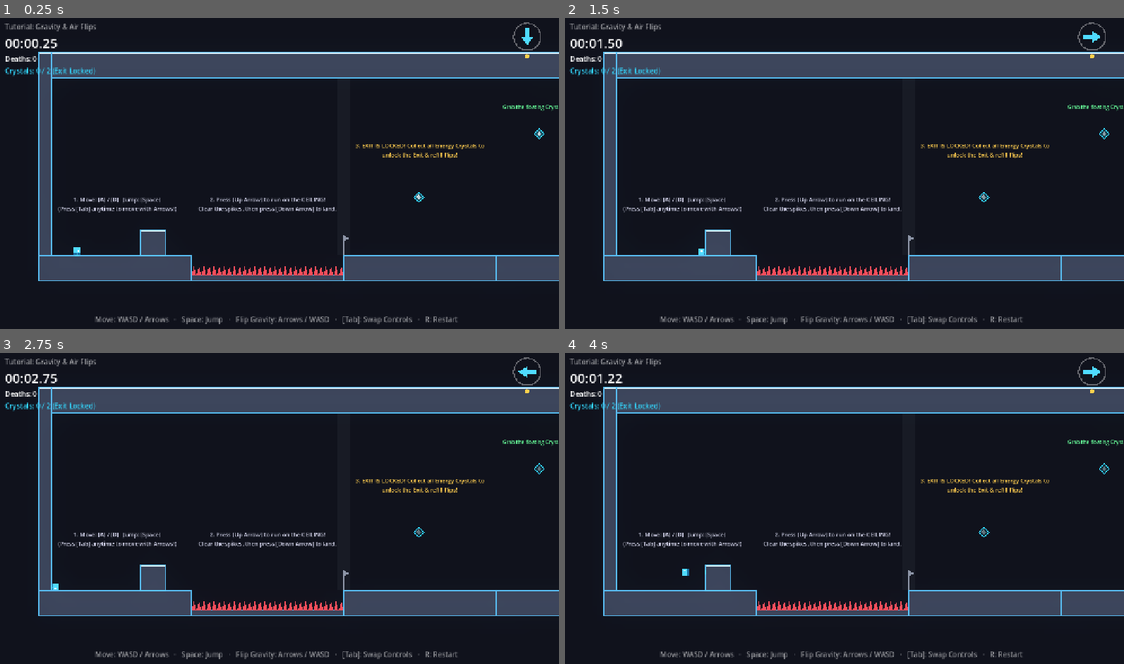
Above: before the commit, frames 1-4 (two rows, left to right).
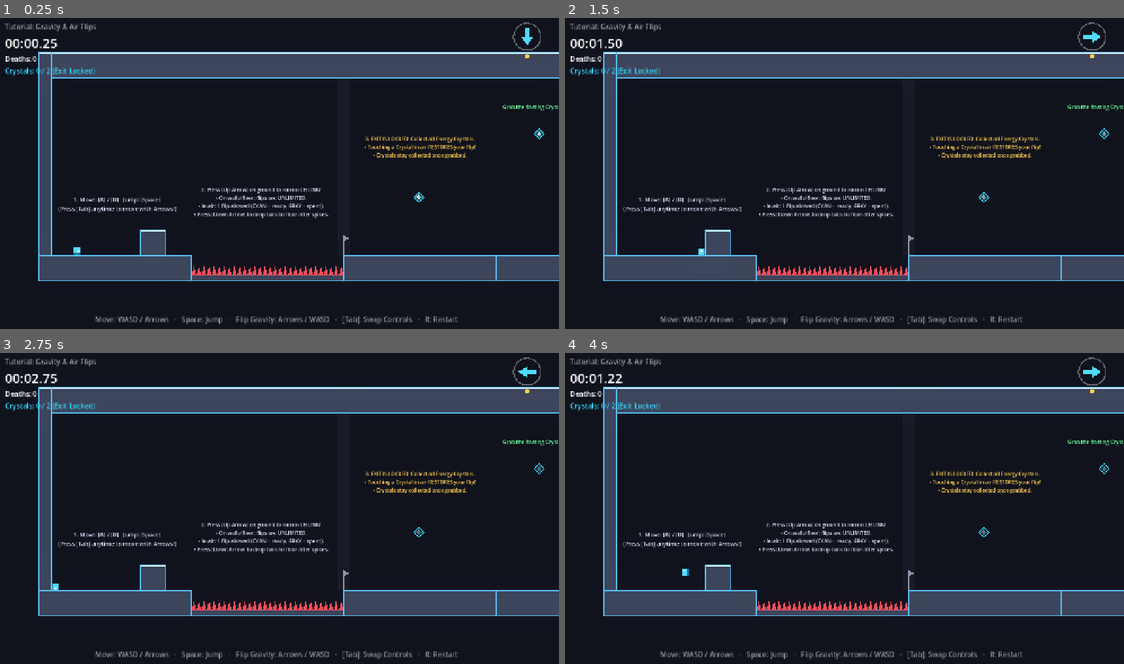
Above: after the commit, the same moments.

Repository: gorelikspb/antigravityjump
Game: Godot game, scene res://src/levels/level_00_tutorial.tscn
Same seed, same stepped clock (60 frames per second), same inputs: the game is played once before the commit and once after it. This scene is started directly instead of the project's main scene.
Inputs (mouse positions are in pixels of both pictures, inside the frame that each line leads up to):
- Up to frame 1 (0.25 s): no input
- Up to frame 2 (1.5 s): tap Enter (confirm) at 0.5 s; move the mouse to (967, 157) at 0.52 s; hold Right (gravity_right) from 0.53 s (still down); tap 0 at 0.6 s; click (967, 157) at 0.67 s; tap Space (jump) at 0.77 s; tap 1 at 0.8, 1.35 s; move the mouse to (727, 189) at 1.27 s
- Up to frame 3 (2.75 s): tap Space (jump) at 1.52 s; tap 2 at 1.55, 2.1 s; move the mouse to (335, 436) at 2.02 s; release Right (gravity_right) at 2.03 s; hold Left (gravity_left) from 2.03 s (still down); tap 3 at 2.3 s
- Up to frame 4 (4 s): tap R (restart) at 2.75 s; move the mouse to (810, 570) at 2.77 s; release Left (gravity_left) at 2.78 s; hold Right (gravity_right) from 2.78 s (still down); tap 3 at 2.85 s; click (810, 570) at 2.92 s; tap Space (jump) at 3.02, 3.77 s; tap 4 at 3.05, 3.6 s; move the mouse to (1012, 555) at 3.52 s; tap K at 3.8 s

The runs differ from the first frame. In frame 1, 1.6% of the frame differs, in the area x 34-87%, y 37-65%; in frame 2, 1.6%; in frame 3, 1.6%; in frame 4, 1.6%.

Commit message:
fix: disable crystal auto-respawn and add Celeste-style air-flip charge color feedback

Diff:
--- a/src/gameplay/level/recharge_crystal.gd
+++ b/src/gameplay/level/recharge_crystal.gd
@@ -6,7 +6,8 @@
 
 signal collected
 
-@export var respawn_time: float = 2.5
+@export var respawns: bool = false
+@export var respawn_time: float = 0.0
 @export var always_consume: bool = false
 @export var color: Color = Color(0.2, 0.85, 1.0)
 @export var inactive_color: Color = Color(0.2, 0.85, 1.0, 0.25)
@@ -33,7 +34,7 @@
 
 func _process(delta: float) -> void:
 	_pulse_t += delta
-	if not is_active:
+	if not is_active and respawns and respawn_time > 0.0:
 		_timer -= delta
 		if _timer <= 0.0:
 			is_active = true
@@ -48,7 +49,7 @@
 	var refilled: bool = player.refill_air_charges()
 	if refilled or always_consume:
 		is_active = false
-		_timer = respawn_time
+		_timer = respawn_time if respawns else 0.0
 		if has_node("/root/SoundManager"):
 			get_node("/root/SoundManager").play(AudioSynthesizer.Sound.CHECKPOINT, 1.3)
 		collected.emit()
--- a/src/gameplay/player/player.gd
+++ b/src/gameplay/player/player.gd
@@ -31,11 +31,16 @@
 var _screen_shake_trauma: float = 0.0
 
 @onready var _visual: Node2D = $Visual
+@onready var _body: Polygon2D = $Visual/Body
+@onready var _eye: Polygon2D = $Visual/Eye
 @onready var _camera: Camera2D = $Camera2D
 @onready var _death_burst: CPUParticles2D = $DeathBurst
 @onready var _ghost_ray: RayCast2D = $GhostRay
 @onready var _ghost_line: Line2D = $GhostLine
 @onready var _ghost_marker: Polygon2D = $GhostMarker
+
+var _flash_color_timer: float = 0.0
+var _flash_color: Color = Color.WHITE
 
 
 func _ready() -> void:
@@ -108,6 +113,8 @@
 		_refill_charges()
 	elif not _can_flip_for_free():
 		if _air_charges <= 0:
+			_flash_color = Color(1.0, 0.35, 0.35)
+			_flash_color_timer = 0.18
 			flip_denied.emit()
 			if has_node("/root/SoundManager"):
 				get_node("/root/SoundManager").play(AudioSynthesizer.Sound.DENY)
@@ -254,6 +261,9 @@
 func _refill_charges(always_emit: bool = false) -> void:
 	var changed := _air_charges != config.air_flip_charges
 	_air_charges = config.air_flip_charges
+	if changed:
+		_flash_color = Color.WHITE
+		_flash_color_timer = 0.12
 	if changed or always_emit:
 		air_charges_changed.emit(_air_charges, config.air_flip_charges)
 
@@ -269,6 +279,23 @@
 
 	if config.camera_follows_gravity:
 		_camera.rotation = _visual.rotation
+
+	# Visual indicator of air-flip charge (Celeste-style)
+	if _flash_color_timer > 0.0:
+		_flash_color_timer -= delta
+		if _body:
+			_body.color = _flash_color
+	elif _body:
+		var has_charge := is_on_floor() or _coyote_timer > 0.0 or _air_charges > 0
+		if has_charge:
+			_body.color = Color(0.31, 0.86, 1.0, 1.0)
+			if _eye:
+				_eye.color = Color(1.0, 1.0, 1.0, 1.0)
+		else:
+			# Depleted air charge in flight - clearly distinct dim slate
+			_body.color = Color(0.38, 0.44, 0.58, 0.85)
+			if _eye:
+				_eye.color = Color(0.65, 0.70, 0.80, 0.7)
 
 
 func _update_shake(delta: float) -> void:
@@ -291,15 +318,18 @@
 	_ghost_ray.force_raycast_update()
 
 	if _ghost_ray.is_colliding():
+		var has_charge := is_on_floor() or _coyote_timer > 0.0 or _air_charges > 0
 		var hit_pt: Vector2 = _ghost_ray.get_collision_point()
 		var local_hit: Vector2 = to_local(hit_pt)
 		_ghost_line.clear_points()
 		_ghost_line.add_point(Vector2.ZERO)
 		_ghost_line.add_point(local_hit)
 		_ghost_line.visible = true
+		_ghost_line.default_color = Color(0.31, 0.86, 1.0, 0.55) if has_charge else Color(0.5, 0.55, 0.65, 0.25)
 		_ghost_marker.position = local_hit
 		_ghost_marker.rotation = GravityMath.visual_rotation(gravity_dir)
 		_ghost_marker.visible = true
+		_ghost_marker.color = Color(0.31, 0.86, 1.0, 0.75) if has_charge else Color(0.5, 0.55, 0.65, 0.35)
 	else:
 		_ghost_line.visible = false
 		_ghost_marker.visible = false
--- a/src/levels/level_00_tutorial.tscn
+++ b/src/levels/level_00_tutorial.tscn
@@ -109,25 +109,29 @@
 horizontal_alignment = 1
 
 [node name="Label2" type="Label" parent="TutorialLabels"]
-offset_left = 500.0
-offset_top = 450.0
+offset_left = 460.0
+offset_top = 420.0
 offset_right = 940.0
-offset_bottom = 510.0
+offset_bottom = 540.0
 theme_override_colors/font_color = Color(0.9, 0.9, 1, 0.9)
-theme_override_font_sizes/font_size = 18
-text = "2. Press [Up Arrow] to run on the CEILING!
-Clear the spikes, then press [Down Arrow] to land."
+theme_override_font_sizes/font_size = 16
+text = "2. Press [Up Arrow] on ground to run on CEILING!
+• On walls/floor: flips are UNLIMITED.
+• In air: 1 flip allowed (CYAN = ready, GRAY = spent).
+• Press [Down Arrow] to drop back to floor after spikes."
 horizontal_alignment = 1
 autowrap_mode = 2
 
 [node name="Label3" type="Label" parent="TutorialLabels"]
-offset_left = 980.0
-offset_top = 280.0
-offset_right = 1420.0
-offset_bottom = 360.0
+offset_left = 960.0
+offset_top = 260.0
+offset_right = 1440.0
+offset_bottom = 370.0
 theme_override_colors/font_color = Color(1, 0.8, 0.3, 1)
-theme_override_font_sizes/font_size = 18
-text = "3. EXIT IS LOCKED! Collect all Energy Crystals to unlock the Exit & refill flips!"
+theme_override_font_sizes/font_size = 16
+text = "3. EXIT IS LOCKED! Collect all Energy Crystals.
+• Touching a Crystal in air RESTORES your flip!
+• Crystals stay collected once grabbed."
 horizontal_alignment = 1
 autowrap_mode = 2
 
Not shown, changed: public/game/index.pck
